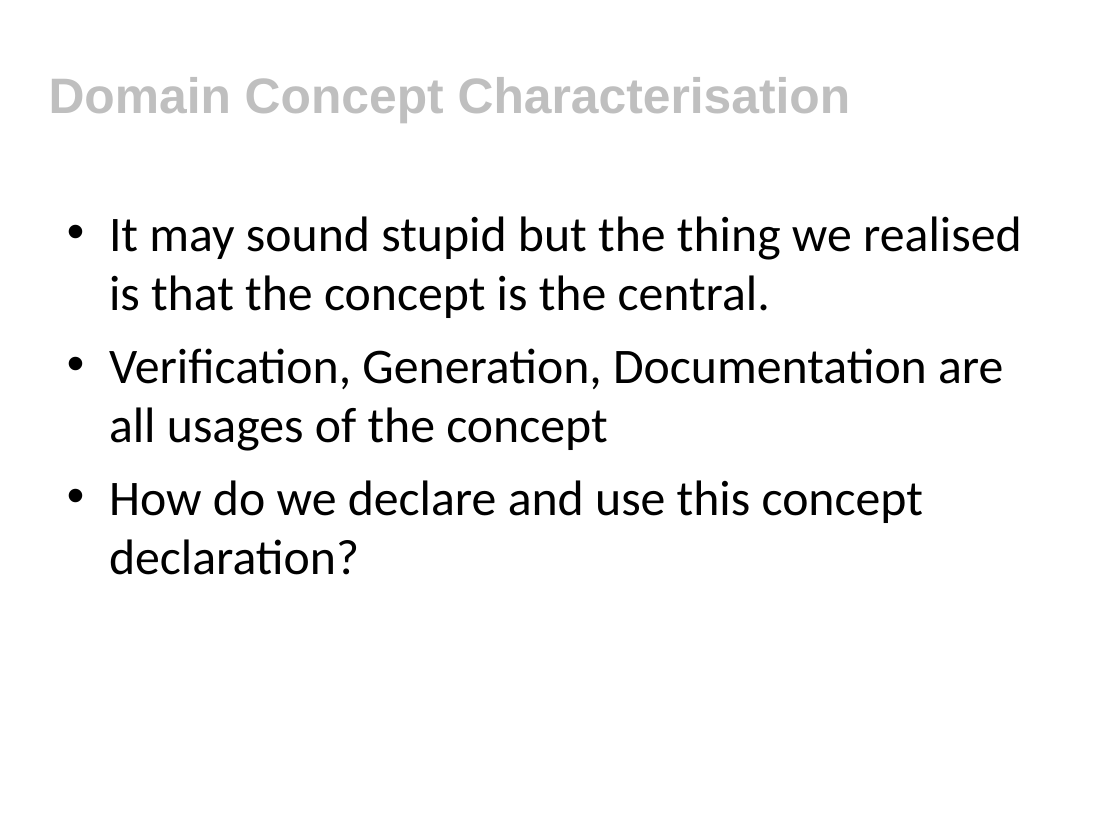
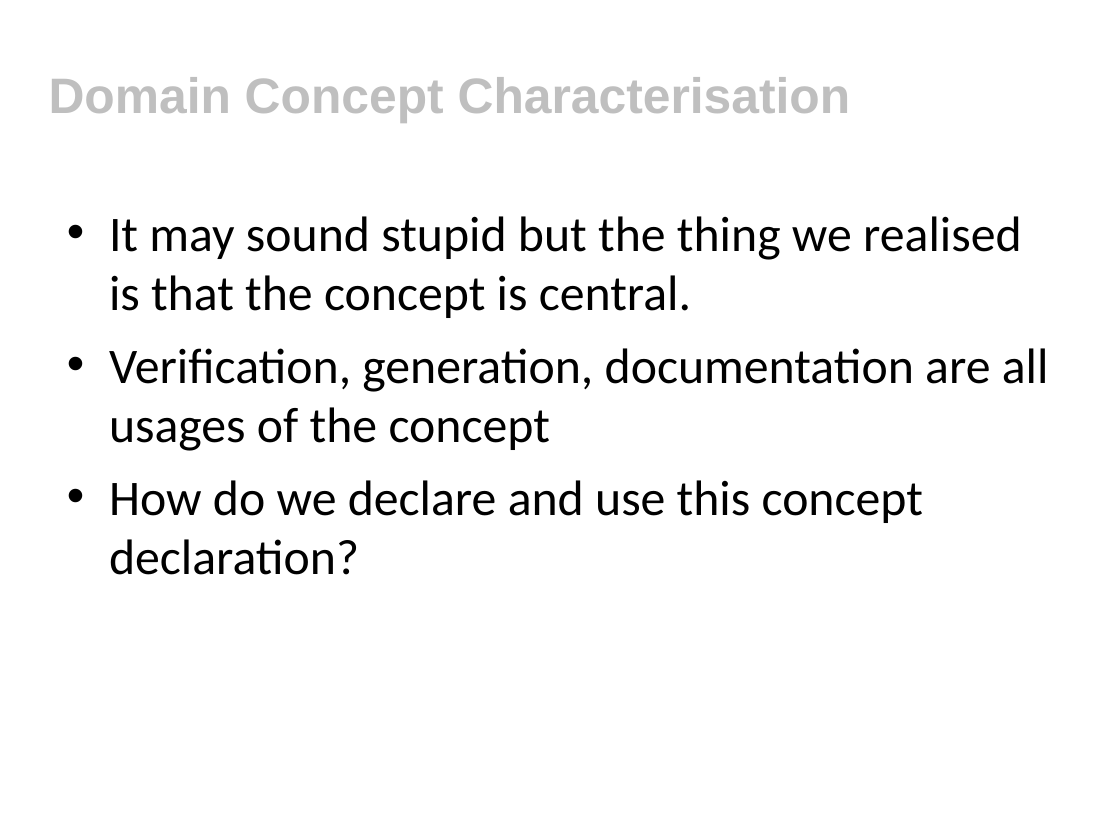
Before and after one commit to tobyclemson/test-data-generation-and-verification-presentation, a slide deck: slide 34 of test-data-generation-and-verification.ppt (slide 21 before the commit). Drawn at 1120x840 pixels with LibreOffice and Linux fonts; fonts in the diff are those of the drawing; background and template pictures are left out. Boxes give left, top, right and bottom in pixels: in the first picture for what was removed or moved away, otherwise in the second. Text is boxed around its words. In the diff, an @@ line names an element or a change of style, - is before the commit and + after.

```diff
--- a/test-data-generation-and-verification.ppt
+++ b/test-data-generation-and-verification.ppt
@@ text at (x1=109, y1=216, x2=1049, y2=451): text changed @@
-• It may sound stupid but the thing we realised is that the concept is the central.
-• Verification, Generation, Documentation are all usages of the concept
+• It may sound stupid but the thing we realised is that the concept is central.
+• Verification, generation, documentation are all usages of the concept
```
Also in this commit, not shown: 3 other slides changed, 13 slides added, 1 other file.
